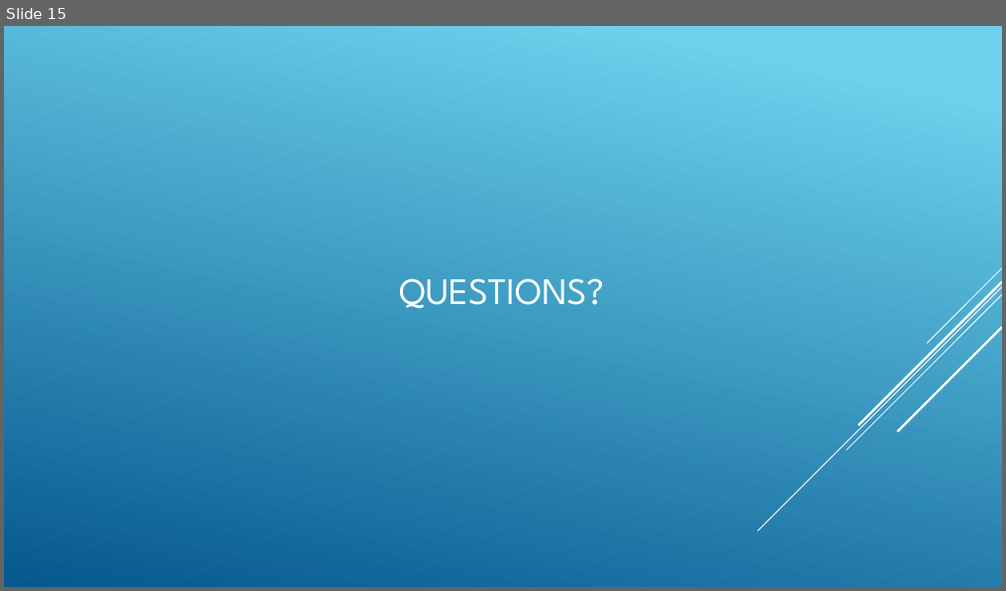
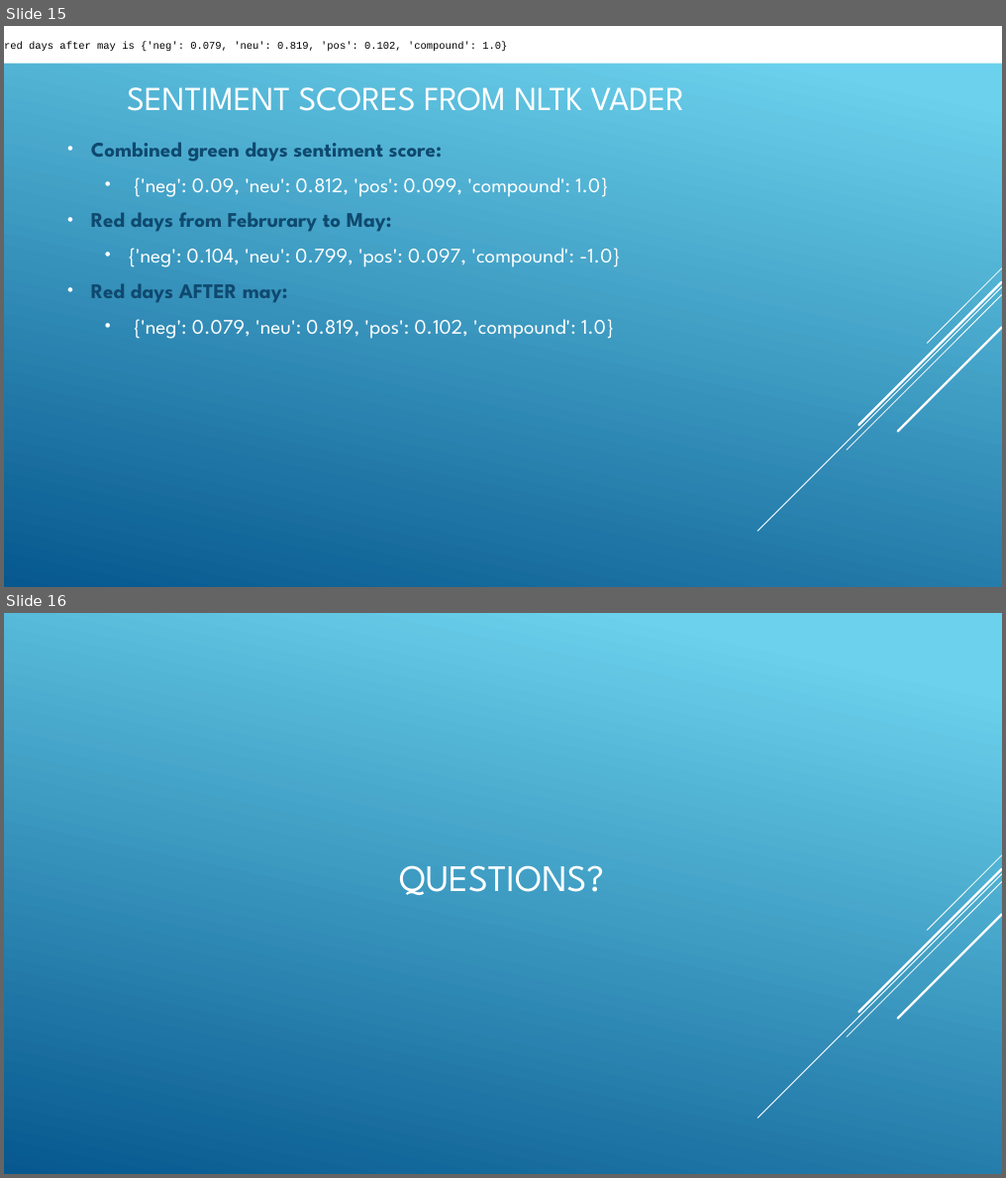
Before and after one commit to Bandelero/Covids-Effect-on-the-Stock-Market, a slide deck: Project1.pptx. Shown one above the other, each under a label of ours: slide 15 before the commit, slides 15 and 16 after it. The pictures are 1006x591 and 1006x1178 pixels, drawn with LibreOffice and Linux fonts; fonts in the diff are those of the drawing. Boxes give left, top, right and bottom in pixels: in the first picture for what was removed or moved away, otherwise in the second. Text is boxed around its words. In the diff, an @@ line names an element or a change of style, - is before the commit and + after.

Commit message:
add 1 more slide

```diff
--- a/Project1.pptx
+++ b/Project1.pptx
@@ slide 15 added at box(4, 26, 1002, 587), background gradient #6ED2EB to #06588E; not listed: 5 template elements that a slide beside it also shows @@
@@ rectangle added at box(4, 26, 1002, 64), fill #FFFFFF, 10 pt, text #000000 @@
+red days after may is {'neg': 0.079, 'neu': 0.819, 'pos': 0.102, 'compound': 1.0}
@@ title added at box(127, 87, 684, 111), 32.4 pt, text #FFFFFF @@
+SENTIMENT SCORES FROM NLTK VADER
@@ text added at box(91, 142, 620, 339), 20 pt, text #FFFFFF @@
+• Combined green days sentiment score:
+  • {'neg': 0.09, 'neu': 0.812, 'pos': 0.099, 'compound': 1.0}
+• Red days from Februrary to May:
+  • {'neg': 0.104, 'neu': 0.799, 'pos': 0.097, 'compound': -1.0}
+• Red days AFTER may:
+  • {'neg': 0.079, 'neu': 0.819, 'pos': 0.102, 'compound': 1.0}
@@ what was slide 15 is now slide 16 @@
```
